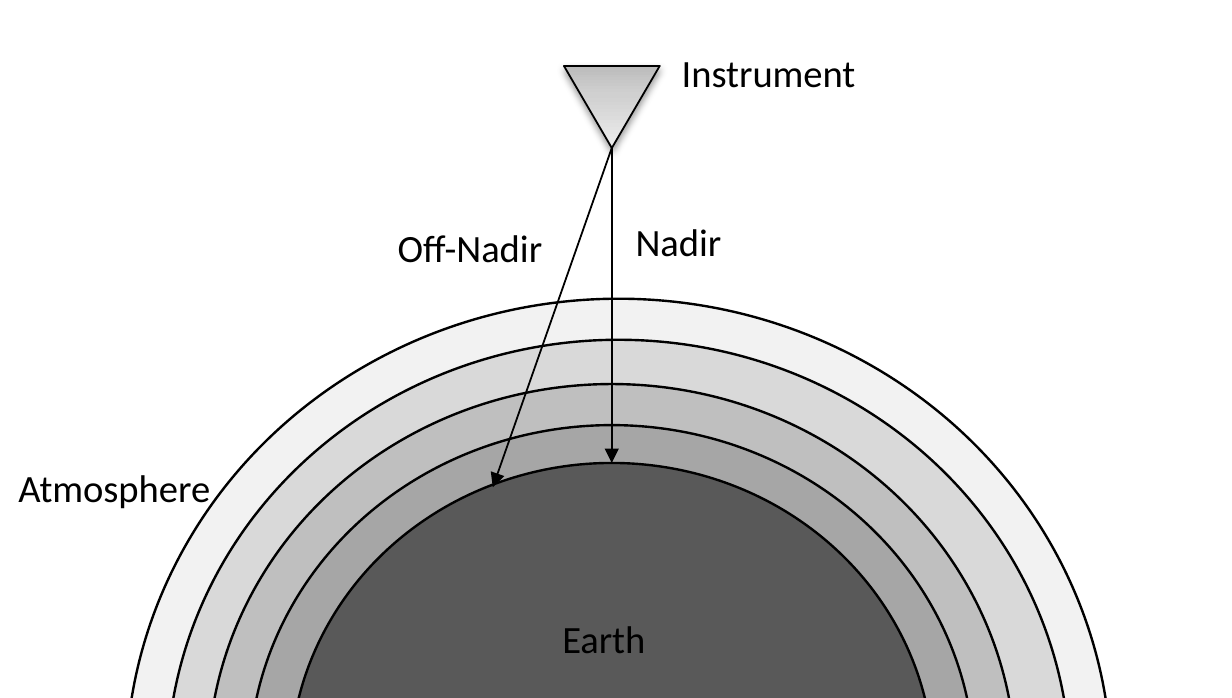
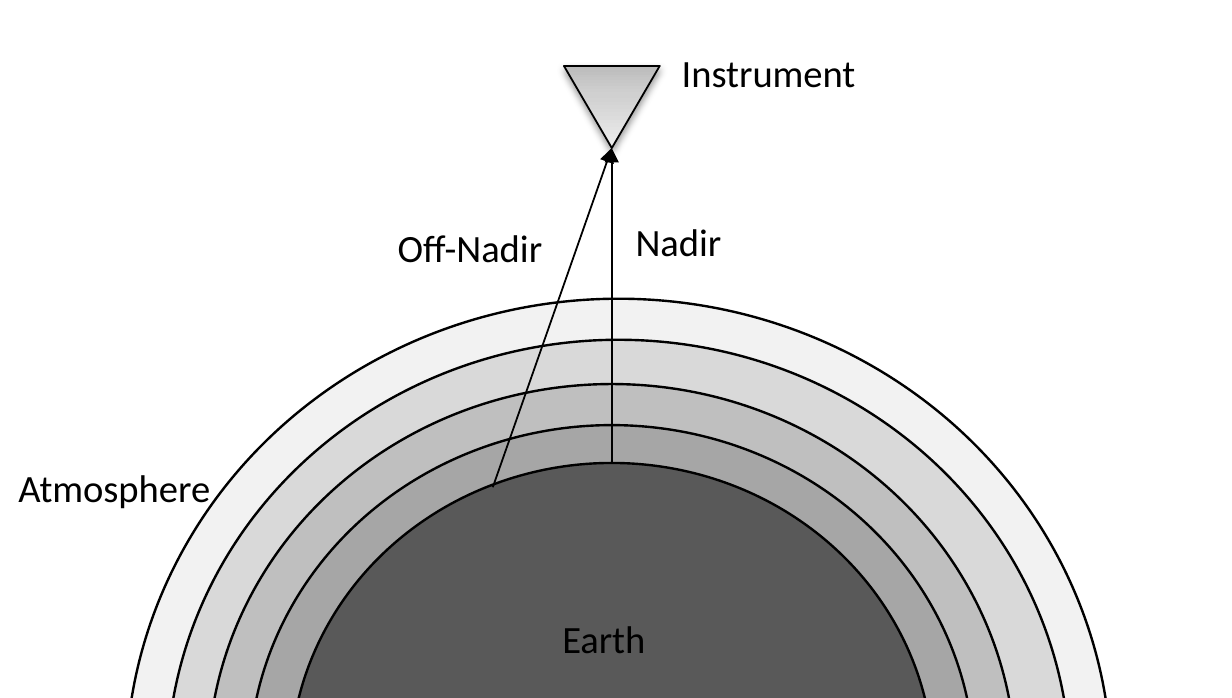
Before and after one commit to Malcarious/Thesis, a slide deck: slide 1 of RawImageFiles/LidarGeometry.pptx. Drawn at 1232x698 pixels with LibreOffice and Linux fonts; fonts in the diff are those of the drawing. Boxes give left, top, right and bottom in pixels: in the first picture for what was removed or moved away, otherwise in the second. Text is boxed around its words. In the diff, an @@ line names an element or a change of style, - is before the commit and + after.

```diff
--- a/RawImageFiles/LidarGeometry.pptx
+++ b/RawImageFiles/LidarGeometry.pptx
@@ arrow (612, 148) - (492, 487): arrowheads changed @@
@@ arrow (612, 148) - (612, 462): arrowheads changed @@
```
Also in this commit, not shown: 9 other files.
